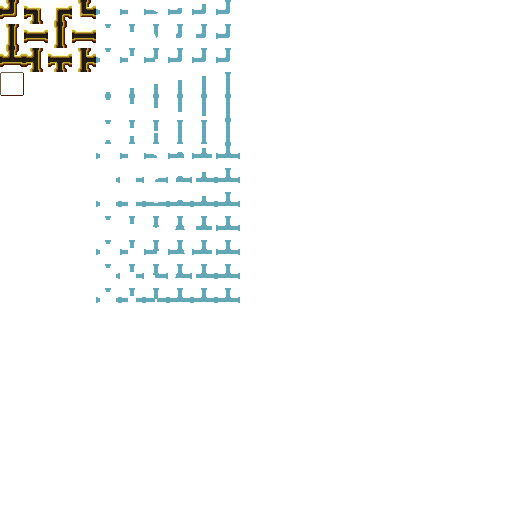
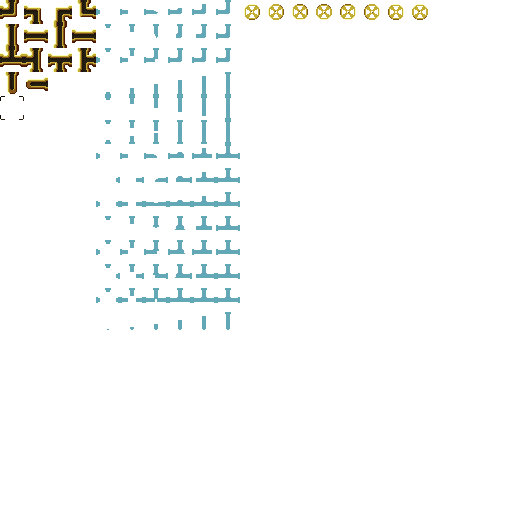
Layers edited between the first and the second 512 x 512 image:
added layer "wheel_light" above "wheel" over [244, 4, 427, 20]
added layer "wheel" above "misc" over [244, 4, 428, 20]
painted on "misc" over [0, 72, 24, 120]
painted on "water" over [30, 82, 231, 330]
painted on "Pipes" over [5, 72, 48, 94]
